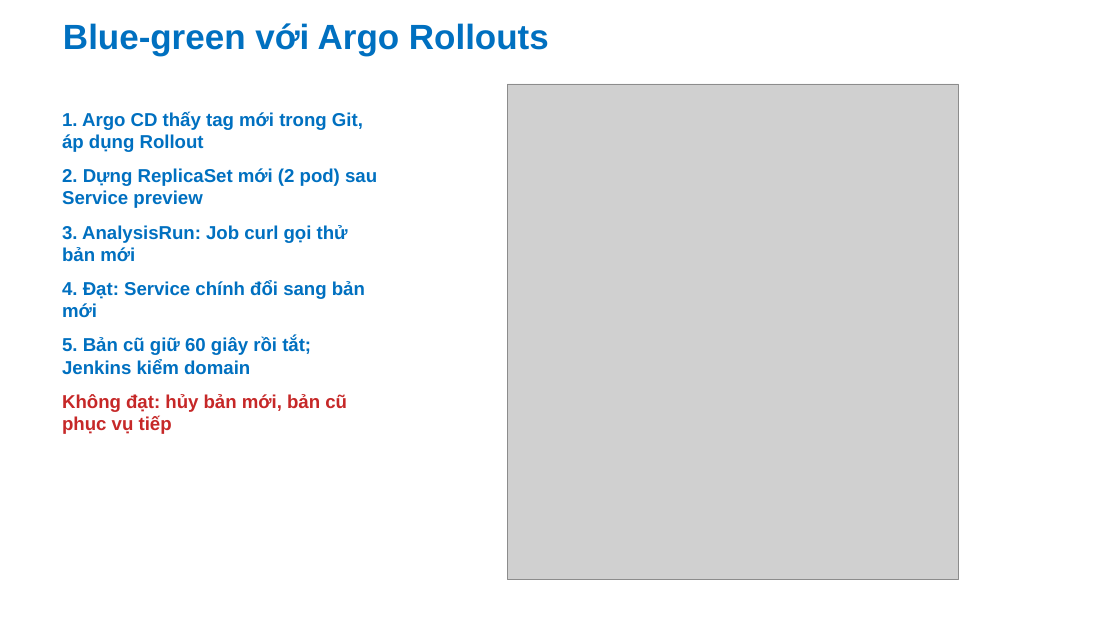
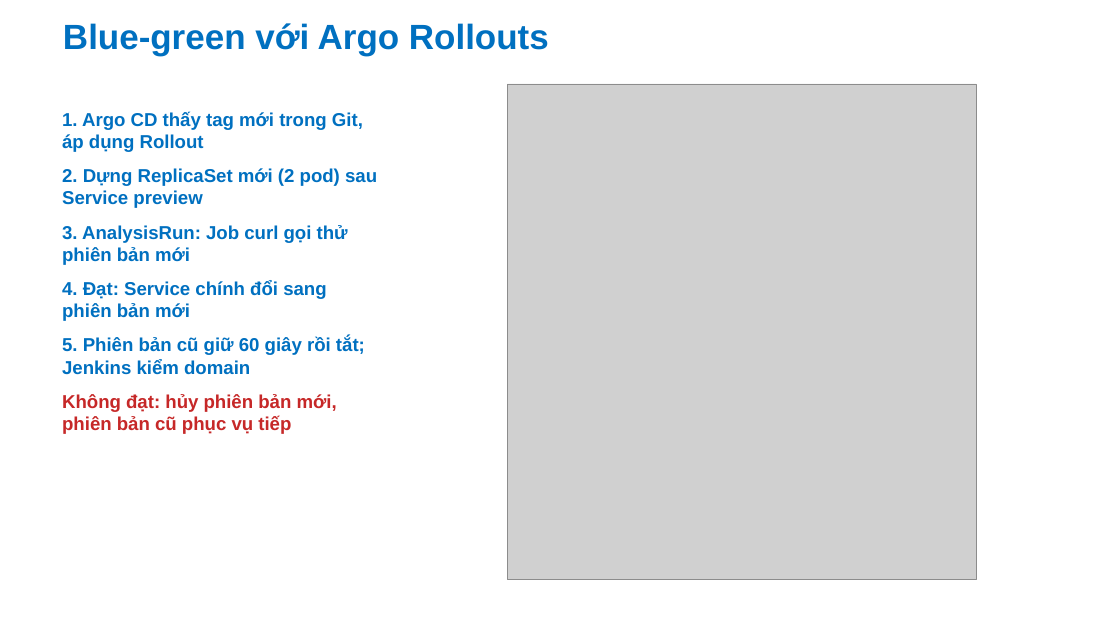
Before and after one commit to Anpham120/restaurant-management-system, a slide deck: slide 15 of docs/bao-cao/Slide_TrienKhaiPhanMem_AtlasRestaurant.pptx. Drawn at 1120x630 pixels with LibreOffice and Linux fonts; fonts in the diff are those of the drawing; grey boxes stand for pictures; background and template pictures are left out. Boxes give left, top, right and bottom in pixels: in the first picture for what was removed or moved away, otherwise in the second. Text is boxed around its words. In the diff, an @@ line names an element or a change of style, - is before the commit and + after.

```diff
--- a/docs/bao-cao/Slide_TrienKhaiPhanMem_AtlasRestaurant.pptx
+++ b/docs/bao-cao/Slide_TrienKhaiPhanMem_AtlasRestaurant.pptx
@@ picture: place and size @@
-picture at [507, 84, 959, 580]
+picture at [507, 84, 976, 580]
@@ text at [62, 225, 365, 434]: text changed @@
-3. AnalysisRun: Job curl gọi thử bản mới
-4. Đạt: Service chính đổi sang bản mới
-5. Bản cũ giữ 60 giây rồi tắt; Jenkins kiểm domain
-Không đạt: hủy bản mới, bản cũ phục vụ tiếp
+3. AnalysisRun: Job curl gọi thử phiên bản mới
+4. Đạt: Service chính đổi sang phiên bản mới
+5. Phiên bản cũ giữ 60 giây rồi tắt; Jenkins kiểm domain
+Không đạt: hủy phiên bản mới, phiên bản cũ phục vụ tiếp
```
Also in this commit, not shown: 6 other slides changed, 6 other files.
